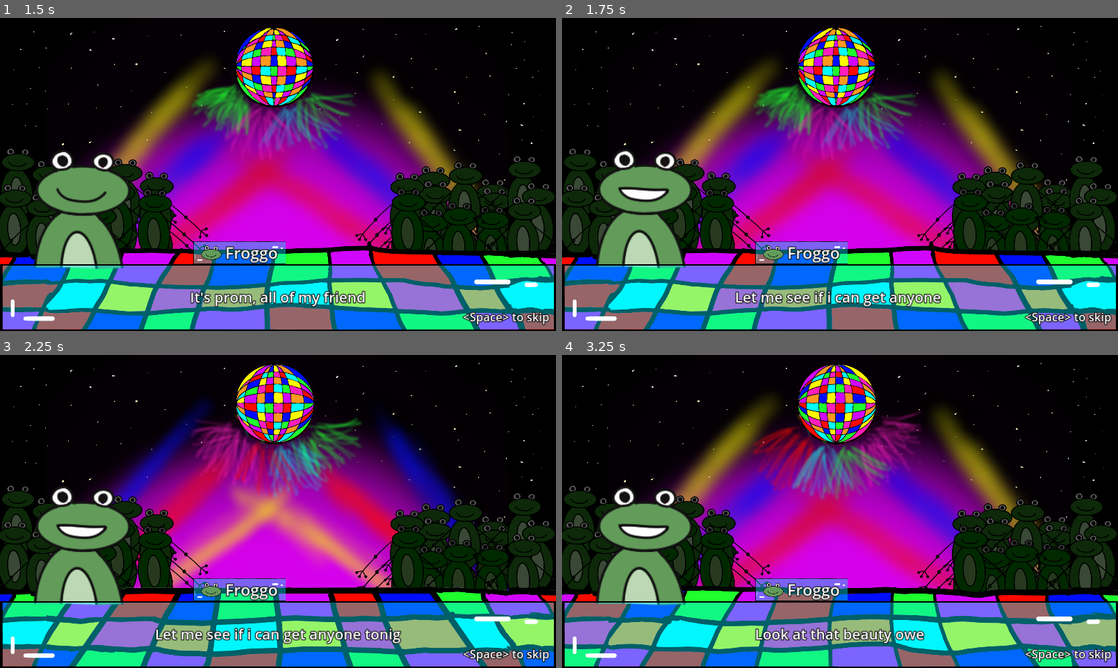
Above: before the commit, frames 1-4 (two rows, left to right).
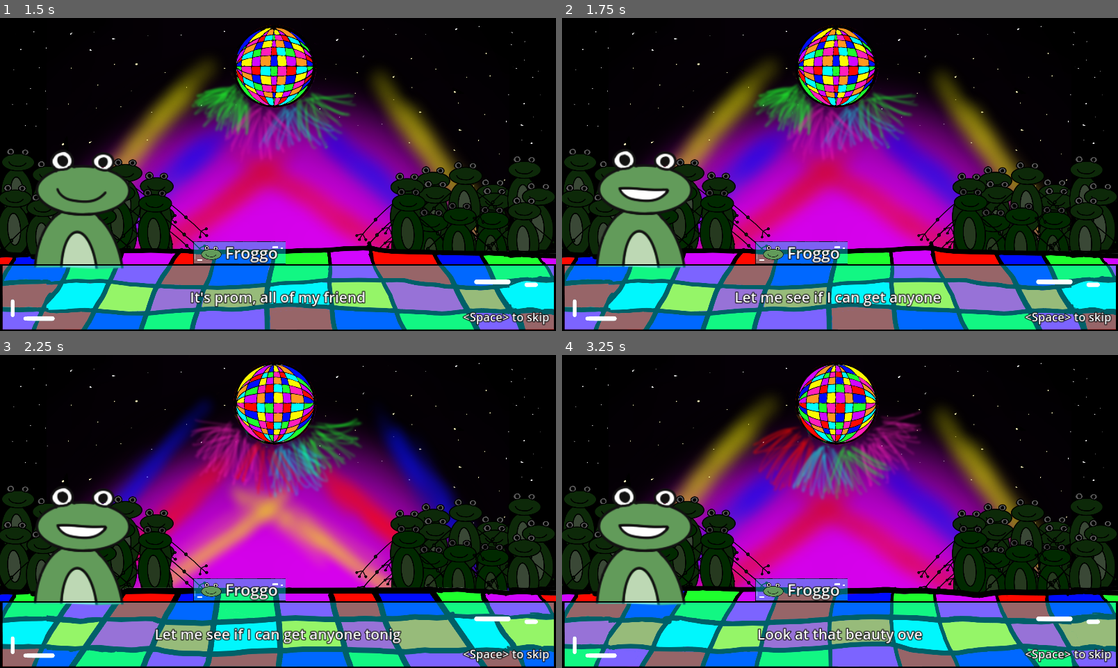
Above: after the commit, the same moments.

Repository: MrTadex/Disco-bubble-knight
Game: Godot game, scene res://Scenes/Chapter1.tscn
Two runs of this game, one before a commit and one after it. Both use one fixed random seed, a clock stepped at 60 frames per second and the inputs below. Sound files missing from this copy of the repository are replaced by a short silence.
Inputs:
- Up to frame 1 (1.5 s): tap Enter at 0.5 s; tap Space at 0.77 s
- Up to frame 2 (1.75 s): tap Space at 1.52 s
- Up to frame 3 (2.25 s): no input
- Up to frame 4 (3.25 s): tap Space at 3.02 s

Frame 1 is identical in both runs. In frame 2, 0.3% of the frame differs, in the area x 31-69%, y 87-92%; in frame 3, 0.3%; in frame 4, 0.9%, in the area x 34-66%, y 87-93%.

Commit message:
Dialogue Fix

Diff:
--- a/Chapters/Chapter1/1_BeforeProm.tres
+++ b/Chapters/Chapter1/1_BeforeProm.tres
@@ -19,7 +19,7 @@
 script = ExtResource("3_7ghkp")
 Character = ExtResource("4_aj471")
 Location = "LEFT"
-Line = "It's prom, all of my friends are here, but i don't have a date."
+Line = "It's prom, all of my friends are here, but I don't have a date."
 Emotion = 0
 LineDuration = 3.0
 NextLine = 5.0
@@ -28,7 +28,7 @@
 script = ExtResource("3_7ghkp")
 Character = ExtResource("4_aj471")
 Location = "LEFT"
-Line = "Let me see if i can get anyone tonight, but first, let's dance!"
+Line = "Let me see if I can get anyone tonight, but first, let's dance!"
 Emotion = 6
 LineDuration = 3.0
 NextLine = 5.0
--- a/Chapters/Chapter1/2_LoveAtFirstSight.tres
+++ b/Chapters/Chapter1/2_LoveAtFirstSight.tres
@@ -11,7 +11,7 @@
 script = ExtResource("3_peoji")
 Character = ExtResource("4_3bfvk")
 Location = "LEFT"
-Line = "Look at that beauty ower there!"
+Line = "Look at that beauty over there!"
 Emotion = 6
 LineDuration = 3.0
 NextLine = 5.0
@@ -38,7 +38,7 @@
 script = ExtResource("3_peoji")
 Character = ExtResource("4_3bfvk")
 Location = "LEFT"
-Line = "Hey pretty!"
+Line = "Hey there, pretty!"
 Emotion = 6
 LineDuration = 3.0
 NextLine = 5.0
@@ -83,7 +83,7 @@
 script = ExtResource("3_peoji")
 Character = ExtResource("5_ot3jp")
 Location = "RIGHT"
-Line = "My name is Bubbles"
+Line = "My name is Bubbles."
 Emotion = 0
 LineDuration = 3.0
 NextLine = 5.0
@@ -92,7 +92,7 @@
 script = ExtResource("3_peoji")
 Character = ExtResource("4_3bfvk")
 Location = "LEFT"
-Line = "Cute"
+Line = "That's so cute!"
 Emotion = 0
 LineDuration = 3.0
 NextLine = 5.0
@@ -101,7 +101,7 @@
 script = ExtResource("3_peoji")
 Character = ExtResource("4_3bfvk")
 Location = "LEFT"
-Line = "That's the same as the name of this disco."
+Line = "It's the same as the name of this disco."
 Emotion = 0
 LineDuration = 3.0
 NextLine = 5.0
@@ -110,7 +110,7 @@
 script = ExtResource("3_peoji")
 Character = ExtResource("5_ot3jp")
 Location = "RIGHT"
-Line = "And what's yours?"
+Line = "What's your name?"
 Emotion = 0
 LineDuration = 3.0
 NextLine = 5.0
--- a/Chapters/Chapter1/3_AfterProm.tres
+++ b/Chapters/Chapter1/3_AfterProm.tres
@@ -11,7 +11,7 @@
 script = ExtResource("3_v74bu")
 Character = ExtResource("5_5a0wk")
 Location = "RIGHT"
-Line = "Oh no. What time is it?"
+Line = "Oh no! What time is it?"
 Emotion = 4
 LineDuration = 3.0
 NextLine = 5.0
@@ -20,7 +20,7 @@
 script = ExtResource("3_v74bu")
 Character = ExtResource("4_7cfpt")
 Location = "LEFT"
-Line = "It's show time!!"
+Line = "It's showtime!!"
 Emotion = 6
 LineDuration = 3.0
 NextLine = 5.0
@@ -29,7 +29,7 @@
 script = ExtResource("3_v74bu")
 Character = ExtResource("4_7cfpt")
 Location = "LEFT"
-Line = "..."
+Line = "... (to bi mogla bit bubbles?)"
 Emotion = 1
 LineDuration = 3.0
 NextLine = 5.0
@@ -56,7 +56,7 @@
 script = ExtResource("3_v74bu")
 Character = ExtResource("5_5a0wk")
 Location = "RIGHT"
-Line = "I have to go."
+Line = "I have to go!"
 Emotion = 4
 LineDuration = 3.0
 NextLine = 5.0
@@ -65,7 +65,7 @@
 script = ExtResource("3_v74bu")
 Character = ExtResource("4_7cfpt")
 Location = "LEFT"
-Line = "Nooo, the fun is just starting."
+Line = "Nooo, the fun is just starting!"
 Emotion = 2
 LineDuration = 3.0
 NextLine = 5.0
@@ -74,7 +74,7 @@
 script = ExtResource("3_v74bu")
 Character = ExtResource("5_5a0wk")
 Location = "RIGHT"
-Line = "Bye! I will never forget you."
+Line = "Bye! I will never forget you!"
 Emotion = 2
 LineDuration = 3.0
 NextLine = 5.0
@@ -101,7 +101,7 @@
 script = ExtResource("3_v74bu")
 Character = ExtResource("4_7cfpt")
 Location = "LEFT"
-Line = "What did just happen?"
+Line = "What just happened?"
 Emotion = 4
 LineDuration = 3.0
 NextLine = 5.0
@@ -110,7 +110,7 @@
 script = ExtResource("3_v74bu")
 Character = ExtResource("4_7cfpt")
 Location = "LEFT"
-Line = "DId i get diched?"
+Line = "Did I get ditched?"
 Emotion = 2
 LineDuration = 3.0
 NextLine = 5.0
@@ -119,7 +119,7 @@
 script = ExtResource("3_v74bu")
 Character = ExtResource("4_7cfpt")
 Location = "LEFT"
-Line = "Nooo... that would never happen to me."
+Line = "Nooo... That would never happen to me!"
 Emotion = 2
 LineDuration = 3.0
 NextLine = 5.0
@@ -137,7 +137,7 @@
 script = ExtResource("3_v74bu")
 Character = ExtResource("4_7cfpt")
 Location = "LEFT"
-Line = "*Stands saddly alone on the dance floor*"
+Line = "*Stands sad and alone on the dance floor*"
 Emotion = 2
 LineDuration = 3.0
 NextLine = 5.0
